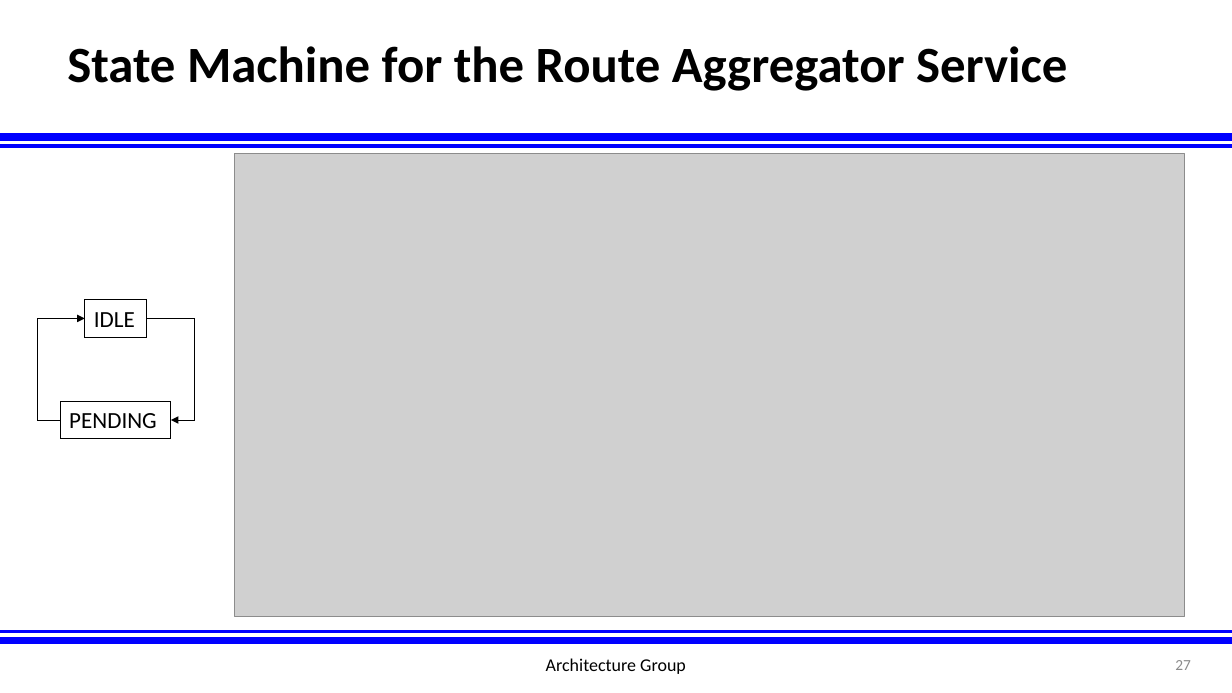
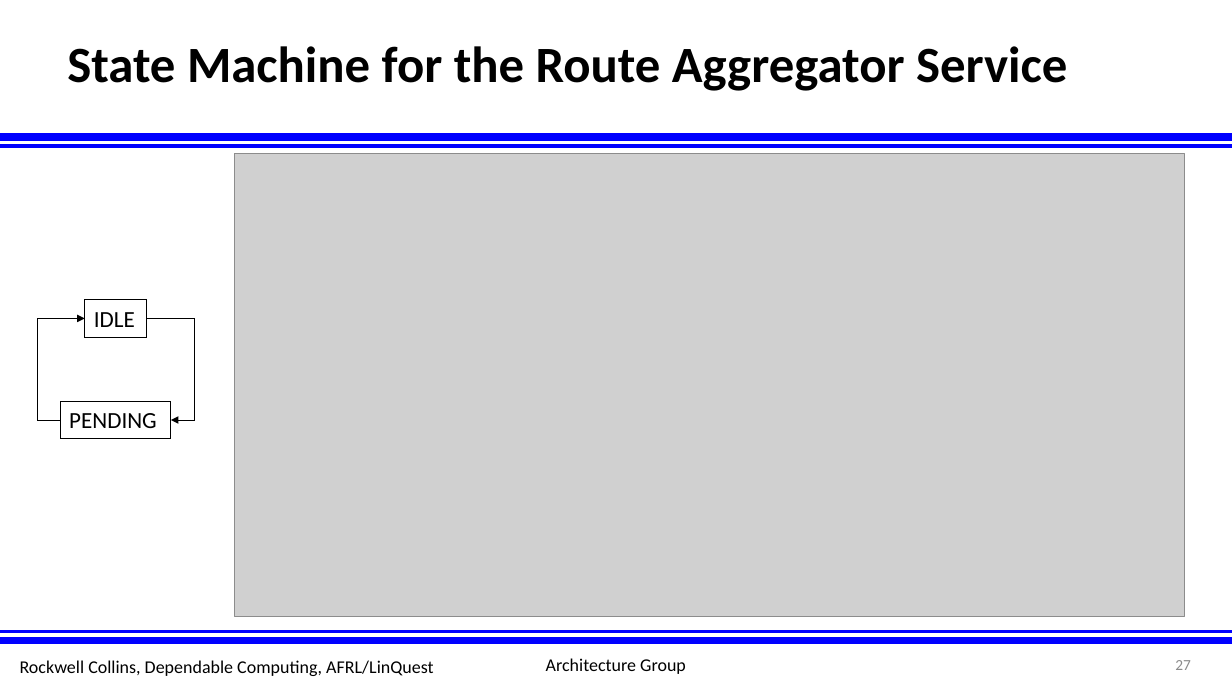
Before and after one commit to afrl-rq/OpenUxAS-SoI, a slide deck: slide 27 of presentations/S5_SoI_Architecture_Group.pptx. Drawn at 1232x693 pixels with LibreOffice and Linux fonts; fonts in the diff are those of the drawing; grey boxes stand for pictures; background and template pictures are left out. Boxes give left, top, right and bottom in pixels: in the first picture for what was removed or moved away, otherwise in the second. Text is boxed around its words. In the diff, an @@ line names an element or a change of style, - is before the commit and + after.

```diff
--- a/presentations/S5_SoI_Architecture_Group.pptx
+++ b/presentations/S5_SoI_Architecture_Group.pptx
@@ text added at [20,660,433,676], 14 pt, text #000000 @@
+Rockwell Collins, Dependable Computing, AFRL/LinQuest
```
Also in this commit, not shown: 1 other slide changed.
